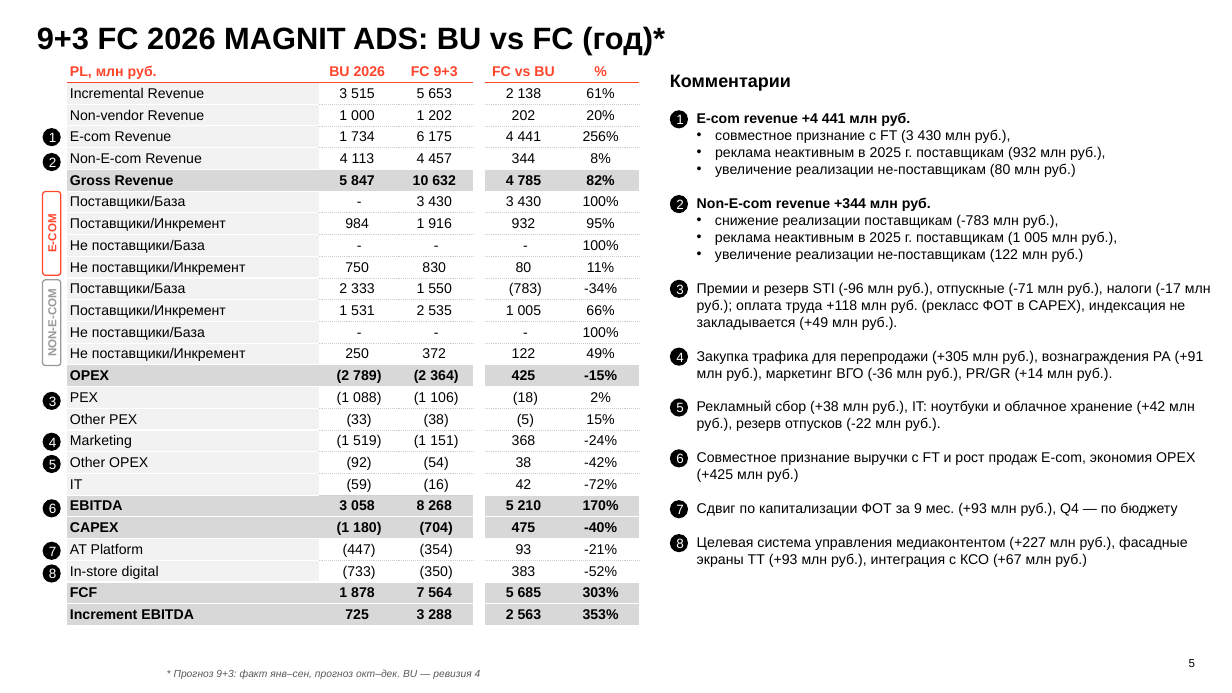
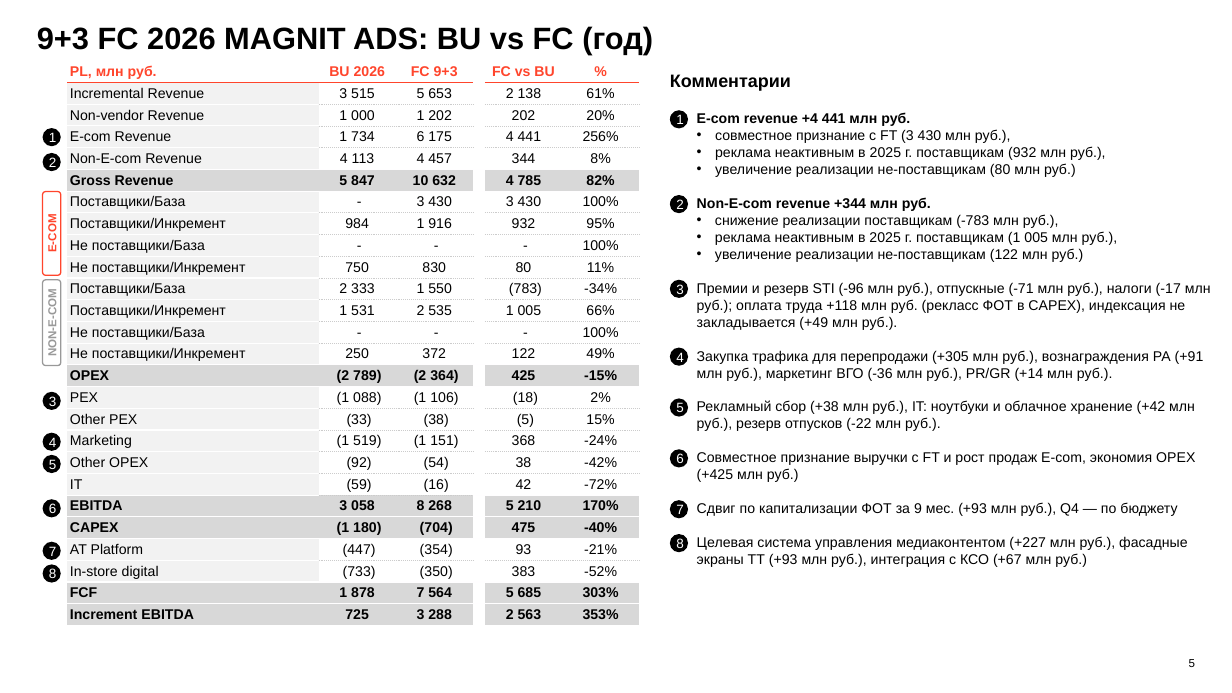
Before and after one commit to DenisMagnit/1, a slide deck: slide 5 of AdTech_MBR_September_prelim.pptx. Drawn at 1232x693 pixels with LibreOffice and Linux fonts; fonts in the diff are those of the drawing; background and template pictures are left out. Boxes give left, top, right and bottom in pixels: in the first picture for what was removed or moved away, otherwise in the second. Text is boxed around its words. In the diff, an @@ line names an element or a change of style, - is before the commit and + after.

```diff
--- a/AdTech_MBR_September_prelim.pptx
+++ b/AdTech_MBR_September_prelim.pptx
@@ text at box(37, 26, 653, 54): text changed @@
-9+3 FC 2026 MAGNIT ADS: BU vs FC (год)*
+9+3 FC 2026 MAGNIT ADS: BU vs FC (год)
@@ text removed at box(174, 669, 481, 679) @@
-* Прогноз 9+3: факт янв–сен, прогноз окт–дек. BU — ревизия 4
```
Also in this commit, not shown: 1 other slide changed, 1 slide removed.
